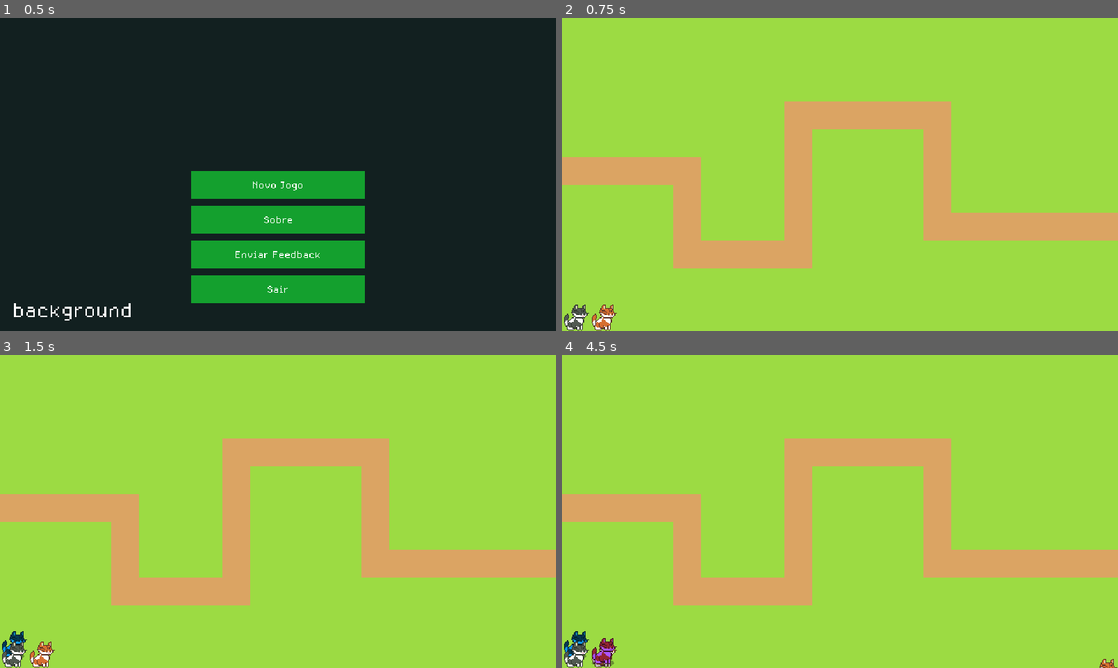
Above: before the commit, frames 1-4 (two rows, left to right).
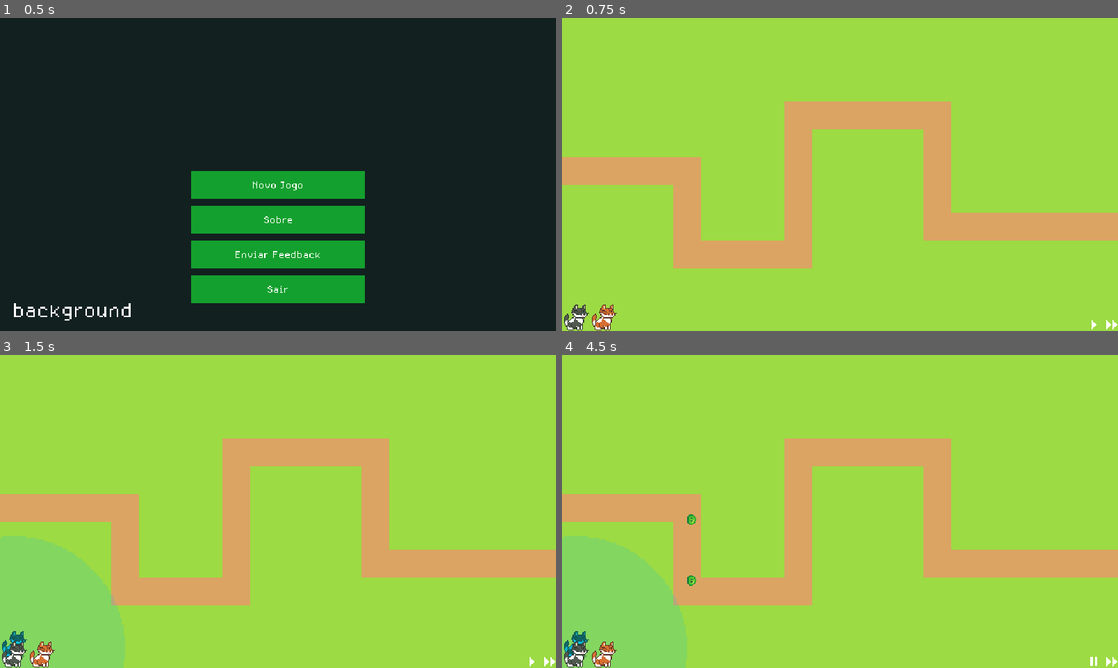
Above: after the commit, the same moments.

Repository: pdddddro/gatos-tower-defense
Game: Godot game, scene res://SceneHandler.tscn
The game is run twice, just before and just after one commit, with the same random seed, the same clock (stepped at 60 frames per second) and the same inputs.
Inputs (mouse positions are in pixels of both pictures, inside the frame that each line leads up to):
- Up to frame 1 (0.5 s): no input
- Up to frame 2 (0.75 s): click "Novo Jogo" at 0.5 s
- Up to frame 3 (1.5 s): click (11, 655) at 1.25 s
- Up to frame 4 (4.5 s): click (606, 655) at 2 s; click (1095, 661) at 2.77 s; click (1112, 661) at 3.52 s; click (573, 655) at 4.25 s

Frame 1 is identical in both runs. In frame 2, less than 0.1% of the frame differs, in the area x 95-100%, y 96-100%; in frame 3, 7.5%; in frame 4, 7.9%, in the area x 0-100%, y 50-100%.

Commit message:
add enemies following path & control buttons

Diff:
--- /dev/null
+++ b/Scenes/Enemies/Slime1.gd
@@ -0,0 +1,9 @@
+extends PathFollow2D
+
+var speed = 100
+
+func _physics_process(delta: float) -> void:
+	move(delta)
+
+func move(delta):
+	set_progress(get_progress() + speed * delta )
--- /dev/null
+++ b/Scenes/Enemies/Slime1.tscn
@@ -0,0 +1,23 @@
+[gd_scene load_steps=4 format=3 uid="uid://c2bflmucnup4x"]
+
+[ext_resource type="Texture2D" uid="uid://drlilq6agtcwk" path="res://Assets/Enemies/slime1.png" id="1_holcu"]
+[ext_resource type="Script" uid="uid://c5cilqwnocbk1" path="res://Scenes/Enemies/Slime1.gd" id="1_qq56m"]
+
+[sub_resource type="CapsuleShape2D" id="CapsuleShape2D_qq56m"]
+radius = 4.0
+height = 14.0
+
+[node name="Slime1" type="PathFollow2D"]
+loop = false
+script = ExtResource("1_qq56m")
+
+[node name="CharacterBody2D" type="CharacterBody2D" parent="."]
+
+[node name="CollisionShape2D" type="CollisionShape2D" parent="CharacterBody2D"]
+position = Vector2(0, -3)
+rotation = 1.5708
+shape = SubResource("CapsuleShape2D_qq56m")
+
+[node name="Slime1" type="Sprite2D" parent="CharacterBody2D"]
+position = Vector2(0, -16)
+texture = ExtResource("1_holcu")
--- a/Scenes/MainScenes/GameScene.gd
+++ b/Scenes/MainScenes/GameScene.gd
@@ -6,6 +6,10 @@
 var build_valid = false
 var build_location
 var build_type
+var build_tile
+
+var current_wave = 0
+var enemies_in_wave = 0
 
 func _ready() -> void:
 	map_node = get_node("Map1")
@@ -23,7 +27,35 @@
 		verify_and_build()
 		cancel_build_mode()
 
+##
+## Wave Functions
+##
+
+func start_next_wave():
+	var wave_data = retrieve_wave_data()
+	await get_tree().create_timer(0.2).timeout ## Delay entre uma wave e outra
+	spawn_enemies(wave_data)
+
+func retrieve_wave_data():
+	var wave_data = [["Slime1", 0.7], ["Slime1", 0.1]]
+	current_wave += 1
+	enemies_in_wave = wave_data.size()
+	return wave_data
+
+func spawn_enemies(wave_data):
+	for i in wave_data:
+		var new_enemy = load("res://Scenes/Enemies/" + i[0] + ".tscn").instantiate()
+		map_node.get_node("Path").add_child(new_enemy, true)
+		await get_tree().create_timer(i[1]).timeout
+
+##
+## Building Functions
+##
+
 func initiate_build_mode(cat_type):
+	if build_mode:
+		cancel_build_mode()
+
 	build_type = cat_type
 	build_mode = true
 	get_node("UI").set_cat_preview(build_type, get_global_mouse_position())
@@ -35,24 +67,54 @@
 	var tile_position = exclusion_layer.map_to_local(current_tile)
 
 	if exclusion_layer.get_cell_source_id(current_tile) == -1:
-		get_node("UI").update_cat_preview(tile_position, "12a0ff")
-
+		get_node("UI").update_cat_preview(tile_position, "00bcf4dd")
 		build_valid = true
 		build_location = tile_position
+		build_tile = current_tile
 
 	else:
-		get_node("UI").update_cat_preview(tile_position, "ff5439")
+		get_node("UI").update_cat_preview(tile_position, "ff826fdd")
 		build_valid = false
-
-#	print(build_valid)
 
 func cancel_build_mode():
 	build_mode = false
 	build_valid = false
-	get_node("UI/CatPreview").queue_free()
+
+	get_node("UI/CatPreview").free()
 
 func verify_and_build():
 	if build_valid:
 		var new_cat = load("res://Scenes/Cats/" + build_type + ".tscn").instantiate()
 		new_cat.position = build_location
 		map_node.get_node("Cats").add_child(new_cat, true)
+		#Adicionar um tile de Exclusion para impedir 2 gatos no mesmo lugar
+		map_node.get_node("Exclusion").set_cell(build_tile, 5, Vector2i(0, 0))
+
+##
+## Game Control Functions
+##
+
+func _on_pause_play_pressed() -> void:
+
+	if build_mode:
+		cancel_build_mode()
+
+	if get_tree().is_paused():
+		get_tree().paused = false
+
+	elif current_wave == 0:
+		current_wave += 1
+		start_next_wave()
+
+	else:
+		get_tree().paused = true
+
+func _on_speed_up_pressed() -> void:
+
+	if build_mode:
+		cancel_build_mode()
+
+	if Engine.get_time_scale() == 2.0:
+		Engine.set_time_scale(1.0)
+	else:
+		Engine.set_time_scale(2.0)
--- a/Scenes/MainScenes/GameScene.tscn
+++ b/Scenes/MainScenes/GameScene.tscn
@@ -1,10 +1,13 @@
-[gd_scene load_steps=6 format=3 uid="uid://b3oj3u5omej0y"]
+[gd_scene load_steps=9 format=3 uid="uid://b3oj3u5omej0y"]
 
 [ext_resource type="Script" uid="uid://d3rxrafiwqqn2" path="res://Scenes/MainScenes/GameScene.gd" id="1_hosin"]
 [ext_resource type="PackedScene" uid="uid://b4lqfl3wc00q3" path="res://Scenes/Maps/Map1.tscn" id="1_ianr5"]
 [ext_resource type="Texture2D" uid="uid://bylssofy7xqo5" path="res://Assets/Cats/Cat1/Gatinho1.png" id="2_68uyl"]
 [ext_resource type="Script" uid="uid://befst367i3h8q" path="res://Scenes/MainScenes/Ui.gd" id="3_flvd6"]
 [ext_resource type="Texture2D" uid="uid://bds10xfsba410" path="res://Assets/Cats/Cat2/Gatinho2.png" id="5_tnagp"]
+[ext_resource type="Texture2D" uid="uid://8adf7fkny4qr" path="res://Assets/Icons/Play.png" id="6_jem3k"]
+[ext_resource type="Texture2D" uid="uid://bjfvhsd0bqhge" path="res://Assets/Icons/Pause.png" id="7_tcjp3"]
+[ext_resource type="Texture2D" uid="uid://bm2q0l76lgbhc" path="res://Assets/Icons/SpeedUp.png" id="8_br1xs"]
 
 [node name="GameScene" type="Node2D"]
 script = ExtResource("1_hosin")
@@ -64,3 +67,36 @@
 grow_horizontal = 2
 grow_vertical = 2
 texture = ExtResource("5_tnagp")
+
+[node name="GameControls" type="HBoxContainer" parent="UI/HUD"]
+layout_mode = 1
+anchors_preset = 3
+anchor_left = 1.0
+anchor_top = 1.0
+anchor_right = 1.0
+anchor_bottom = 1.0
+offset_left = -36.0
+offset_top = -16.0
+grow_horizontal = 0
+grow_vertical = 0
+
+[node name="PausePlay" type="TextureButton" parent="UI/HUD/GameControls"]
+process_mode = 3
+custom_minimum_size = Vector2(16, 16)
+layout_mode = 2
+size_flags_horizontal = 0
+toggle_mode = true
+texture_normal = ExtResource("6_jem3k")
+texture_pressed = ExtResource("7_tcjp3")
+stretch_mode = 3
+
+[node name="SpeedUp" type="TextureButton" parent="UI/HUD/GameControls"]
+custom_minimum_size = Vector2(16, 16)
+layout_mode = 2
+size_flags_horizontal = 0
+texture_normal = ExtResource("8_br1xs")
+texture_pressed = ExtResource("6_jem3k")
+stretch_mode = 3
+
+[connection signal="pressed" from="UI/HUD/GameControls/PausePlay" to="." method="_on_pause_play_pressed"]
+[connection signal="pressed" from="UI/HUD/GameControls/SpeedUp" to="." method="_on_speed_up_pressed"]
--- a/Scenes/MainScenes/Ui.gd
+++ b/Scenes/MainScenes/Ui.gd
@@ -6,8 +6,19 @@
 	drag_cat.set_name("DragCat")
 	drag_cat.modulate = Color("ad54ff")
 
+	var range_texture = Sprite2D.new()
+	range_texture.position = Vector2(0, 0)
+
+	#
+	var scaling = GameData.cat_data[cat_type]["range"] / 128.0
+	range_texture.scale = Vector2(scaling, scaling)
+	var texture = load("res://Assets/UI/Range.png")
+	range_texture.texture = texture
+	range_texture.modulate = Color("ff5439d9")
+
 	var control = Control.new()
 	control.add_child(drag_cat, true)
+	control.add_child(range_texture, true)
 	control.position = mouse_position
 	control.set_name("CatPreview")
 	add_child(control, true)
@@ -19,3 +30,5 @@
 	get_node("CatPreview").position = new_position
 	if get_node("CatPreview/DragCat").modulate != Color(color):
 		get_node("CatPreview/DragCat").modulate = Color(color)
+
+		get_node("CatPreview/Sprite2D").modulate = Color(color)
--- a/Scenes/Maps/Map1.tscn
+++ b/Scenes/Maps/Map1.tscn
@@ -1,6 +1,7 @@
-[gd_scene load_steps=6 format=4 uid="uid://b4lqfl3wc00q3"]
+[gd_scene load_steps=9 format=4 uid="uid://b4lqfl3wc00q3"]
 
 [ext_resource type="Texture2D" uid="uid://dvcgnh7qynftu" path="res://Assets/Environment/Tilesets/grass.png" id="1_wlapn"]
+[ext_resource type="Texture2D" uid="uid://c8o3n4fgb8asm" path="res://Assets/Environment/Tilesets/Exclusion.png" id="2_gatv1"]
 
 [sub_resource type="TileSetAtlasSource" id="TileSetAtlasSource_dsyx2"]
 texture = ExtResource("1_wlapn")
@@ -17,9 +18,21 @@
 0:3/0 = 0
 0:1/0 = 0
 
+[sub_resource type="TileSetAtlasSource" id="TileSetAtlasSource_66ww1"]
+texture = ExtResource("2_gatv1")
+texture_region_size = Vector2i(32, 32)
+0:0/0 = 0
+
 [sub_resource type="TileSet" id="TileSet_cphd2"]
 tile_size = Vector2i(32, 32)
 sources/0 = SubResource("TileSetAtlasSource_m6jp7")
+sources/5 = SubResource("TileSetAtlasSource_66ww1")
+
+[sub_resource type="Curve2D" id="Curve2D_gatv1"]
+_data = {
+"points": PackedVector2Array(0, 0, 0, 0, -8, 175, -8.10744, 0.0686317, 8.10744, -0.0686317, 136, 175, -0.122822, -7.82938, 0.122822, 7.82938, 144, 183, -0.176365, -8.2626, 0.176365, 8.2626, 144, 263, -7.74603, 0.209999, 7.74603, -0.209999, 152, 271, -8.1175, -0.0581077, 8.1175, 0.0581077, 264, 271, 0.161786, 8.08034, -0.161786, -8.08034, 272, 263, 0.29281, 8.04476, -0.29281, -8.04476, 272, 119, -8.15321, -0.0639608, 8.15321, 0.0639608, 280, 111, -7.93252, 0, 7.93252, 0, 424, 111, 0.0471185, -8.25716, -0.0471185, 8.25716, 432, 119, -0.20503, -7.60269, 0.20503, 7.60269, 432, 231, -8.03473, 0, 8.03473, 0, 440, 239, 0, 0, 0, 0, 664, 239)
+}
+point_count = 14
 
 [node name="Map1" type="Node2D"]
 
@@ -32,3 +45,7 @@
 tile_set = SubResource("TileSet_cphd2")
 
 [node name="Cats" type="Node2D" parent="."]
+
+[node name="Path" type="Path2D" parent="."]
+position = Vector2(0, 1)
+curve = SubResource("Curve2D_gatv1")
--- /dev/null
+++ b/Singletons/GameData.gd
@@ -0,0 +1,22 @@
+extends Node
+
+var cat_data = {
+	"Cat1": {
+		"damage": 20,
+		"ref": 1,
+		"range": 256
+	},
+
+	"Cat2": {
+		"damage": 20,
+		"ref": 2,
+		"range": 128
+	}
+}
+
+var enemies_data = {
+	"Slime1": {
+		"damage": 1,
+		"speed": 10
+	}
+}
--- a/project.godot
+++ b/project.godot
@@ -15,6 +15,10 @@
 config/features=PackedStringArray("4.4", "GL Compatibility")
 run/max_fps=144
 config/icon="res://icon.svg"
+
+[autoload]
+
+GameData="*res://Singletons/GameData.gd"
 
 [display]
 
Binary file added: Assets/Environment/Tilesets/Exclusion.png
Not shown, added: Assets/Environment/Tilesets/Exclusion.png.import
Binary file added: Assets/Icons/Pause.png
Not shown, added: Assets/Icons/Pause.png.import
Binary file added: Assets/Icons/Play.png
Not shown, added: Assets/Icons/Play.png.import
Binary file added: Assets/Icons/SpeedUp.png
Not shown, added: Assets/Icons/SpeedUp.png.import
Binary file added: Assets/UI/Range.png
Not shown, added: Assets/UI/Range.png.import
Not shown, added: Scenes/Enemies/Slime1.gd.uid
Not shown, added: Singletons/GameData.gd.uid
(and 3 more such lines)
